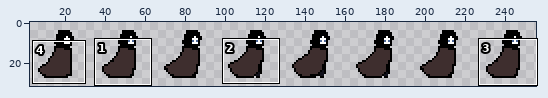
A sprite sheet gets an edit: godot-game/test_sprites/AssassinIdle-SheetRIGHT.png. Above: a wide view before the commit, with the close-up outlined.
Close-up. Old version:
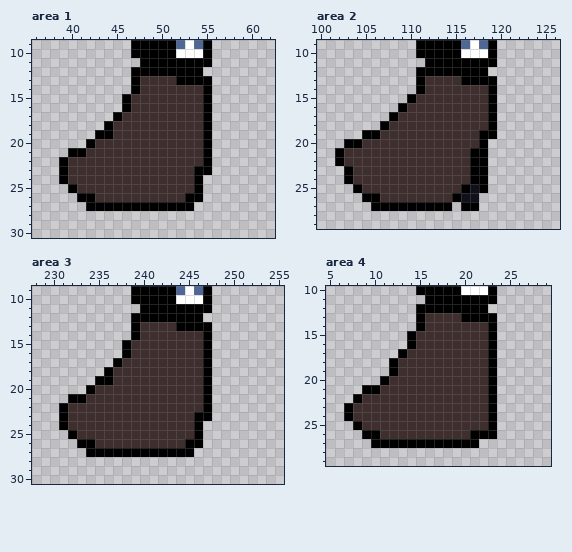
The file is 512x64 pixels, drawn in blocks of 2x2; one block is one cell here. Shown: area 1: x 36..62, y 9..30; area 2: x 100..126, y 9..29; area 3: x 228..255, y 9..30; area 4: x 5..29, y 10..29. The wide view leaves out empty margins. The commit also changed other parts of the picture, which this record leaves out.
And afterwards:
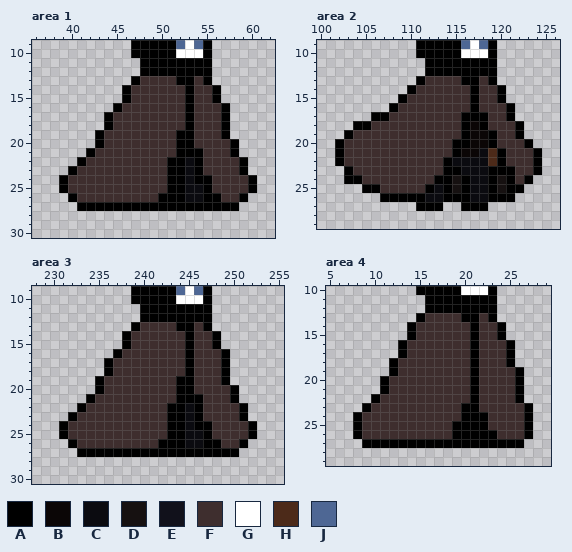
Palette (. is transparent): A #000000  B #0b0606  C #0b0b10  D #161111  E #11111b  F #3e2e2e  G #ffffff  H #4c2a19  J #4e6794
From old to new:
Area 1:
y 12: x 47 A -> .; x 55 . -> A
y 13: x 54 A -> F
y 14: x 46..47 .A -> AF; x 53 F -> A; x 55..56 A. -> FA
y 15: x 53 F -> A; x 55..56 A. -> FA
y 16: x 45..46 .A -> AF; x 53 F -> A; x 55..57 A.. -> FFA
y 17: x 44..45 .A -> AF; x 53 F -> A; x 55..57 A.. -> FFA
y 18: x 53 F -> A; x 55..57 A.. -> FFA
y 19: x 44 A -> F; x 52..53 FF -> AA; x 55..57 A.. -> FFA
y 20: x 42..43 AF -> .A; x 52..53 FF -> AA; x 55..58 A... -> FFFA
y 21: x 40..42 AAF -> ..A; x 52..58 FFFA... -> AAAFFFA
y 22: x 39..41 AFF -> ..A; x 51..59 FFFFA.... -> AACAFFFFA
y 23: x 39..40 AF -> .A; x 51..53 FFF -> AAC; x 55..59 A.... -> FFFFA
y 24: x 51..53 FFF -> AAC; x 55..60 ...... -> AFFFFA
y 25: x 39..40 .A -> AF; x 51..60 FFFA...... -> AACCAFFFFA
y 26: x 40..42 .AA -> AFF; x 50..59 FFFAA..... -> AAACCAAFFA
y 27: x 41 . -> A; x 54..58 ..... -> AAAAA
Area 2:
y 12: x 111 A -> .; x 119 . -> A
y 13: x 118 A -> F
y 14: x 110..111 .A -> AF; x 117 F -> A; x 119..120 A. -> FA
y 15: x 109..110 .A -> AF; x 117 F -> A; x 119..120 A. -> FA
y 16: x 108..109 .A -> AF; x 117 F -> A; x 119..121 A.. -> FFA
y 17: x 106..108 ..A -> AAF; x 116..121 FFFA.. -> AAAFFA
y 18: x 104..107 ...A -> AAFF; x 116..122 FFFA... -> ABAFFFA
y 19: x 103..106 ..AA -> AFFF; x 116..118 FFA -> ABB; x 120..122 ... -> FFA
y 20: x 102..104 .AA -> AFF; x 115..123 FFFA..... -> AABBAFFFA
y 21: x 115..124 FFAA...... -> ABBCHAFFFA
y 22: x 114..124 FFFAA...... -> ACCCCHAFFFA
y 23: x 114..124 FFFAA...... -> AACCCAAAFFA
y 24: x 104 F -> A; x 113..123 FFFFAA..... -> AADACCADAFA
y 25: x 104..106 AFF -> .AA; x 112..115 FFFF -> ACAD; x 117..122 EA.... -> CCADAA
y 26: x 105..114 AAFFFFFFFF -> ..AAAAACCA; x 116..121 EE.... -> ACCAAA
y 27: x 106..110 AAAAA -> .....; x 114 A -> .; x 118 . -> A
Area 3:
y 12: x 239 A -> .; x 247 . -> A
y 13: x 246 A -> F
y 14: x 238..239 .A -> AF; x 245 F -> A; x 247..248 A. -> FA
y 15: x 245 F -> A; x 247..248 A. -> FA
y 16: x 237..238 .A -> AF; x 245 F -> A; x 247..249 A.. -> FFA
y 17: x 236..237 .A -> AF; x 245 F -> A; x 247..249 A.. -> FFA
y 18: x 245 F -> A; x 247..249 A.. -> FFA
y 19: x 236 A -> F; x 244..245 FF -> AA; x 247..249 A.. -> FFA
y 20: x 234..235 AF -> .A; x 244..245 FF -> AA; x 247..250 A... -> FFFA
y 21: x 232..234 AAF -> ..A; x 244..250 FFFA... -> AAAFFFA
y 22: x 231..233 AFF -> ..A; x 243..251 FFFFA.... -> AACAFFFFA
y 23: x 231..232 AF -> .A; x 243..245 FFF -> AAC; x 247..251 A.... -> FFFFA
y 24: x 243..245 FFF -> AAC; x 247..252 ...... -> AFFFFA
y 25: x 231..232 .A -> AF; x 243..252 FFFA...... -> AACCAFFFFA
y 26: x 232..234 .AA -> AFF; x 242..251 FFFAA..... -> AAACCAAFFA
y 27: x 233 . -> A; x 246..250 ..... -> AAAAA
Area 4:
y 12: x 15 A -> .; x 23 . -> A
y 13: x 22 A -> F
y 14: x 14..15 .A -> AF; x 21 F -> A; x 23..24 A. -> FA
y 15: x 21 F -> A; x 23..24 A. -> FA
y 16: x 13..14 .A -> AF; x 21 F -> A; x 23..25 A.. -> FFA
y 17..18: x 21 F -> A; x 23..25 A.. -> FFA
y 19..20: x 21 F -> A; x 23..26 A... -> FFFA
y 21: x 9..11 AAF -> ..A; x 21 F -> A; x 23..26 A... -> FFFA
y 22: x 8..10 AFF -> ..A; x 21 F -> A; x 23..26 A... -> FFFA
y 23: x 7..9 AFF -> ..A; x 20..21 FF -> AA; x 23..27 A.... -> FFFFA
y 24: x 7..8 AF -> .A; x 20..27 FFFA.... -> AAAFFFFA
y 25: x 19..27 FFFFA.... -> AAAAFFFFA
y 26: x 8..10 .AA -> AFF; x 19..20 FF -> AA; x 24..27 .... -> FFFA
y 27: x 9 . -> A; x 22..26 ..... -> AAAAA
